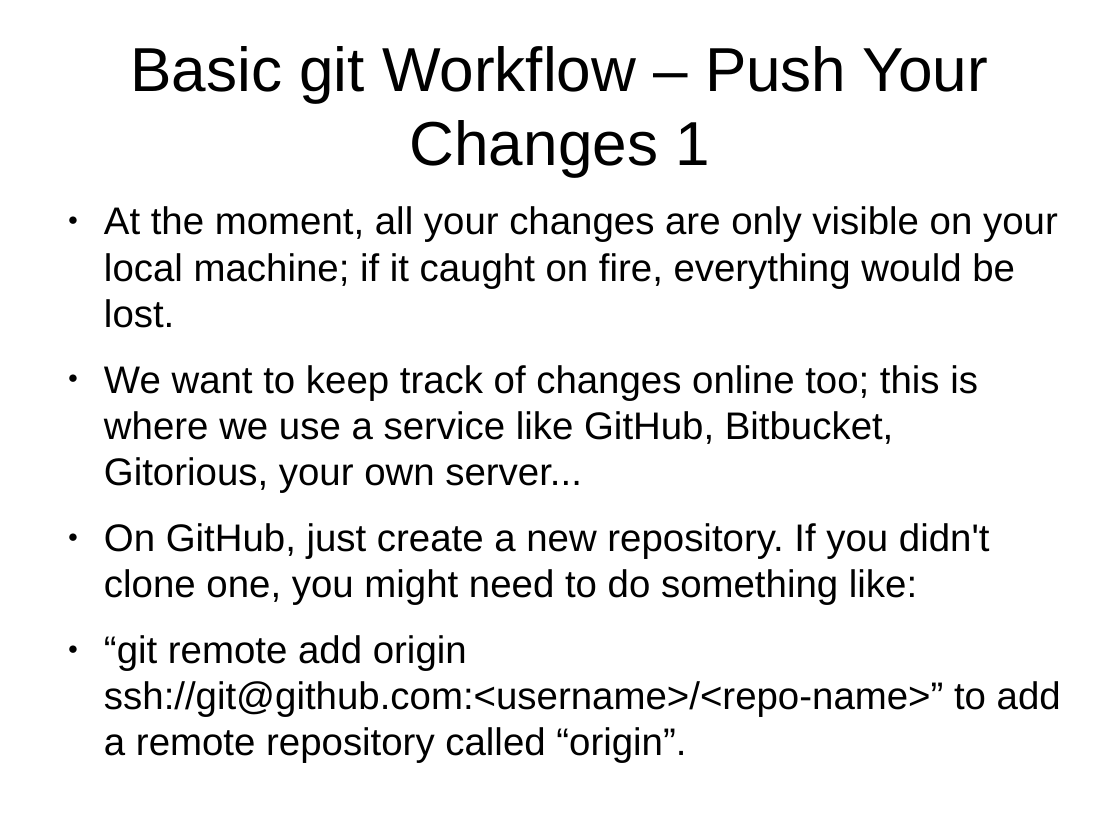
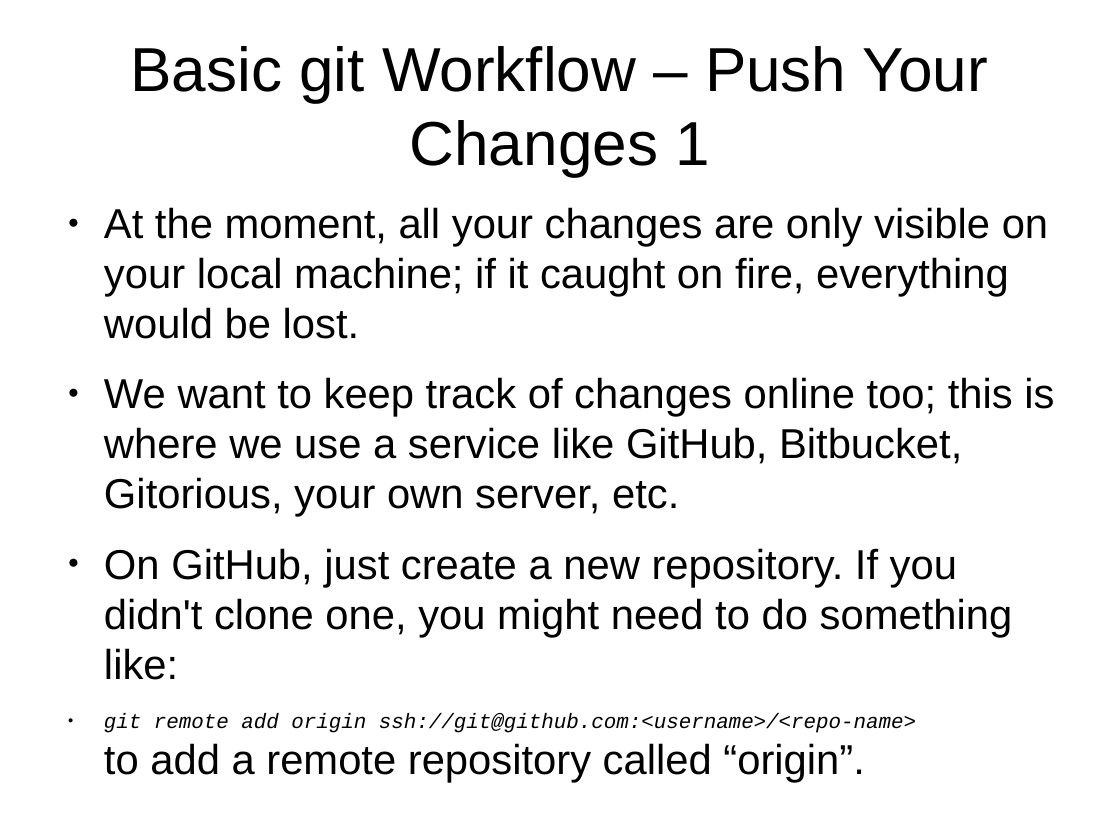
Before and after one commit to zygos/LectureOne, a slide deck: slide 9 of slides.odp. Drawn at 1120x840 pixels with LibreOffice and Linux fonts; fonts in the diff are those of the drawing. Boxes give left, top, right and bottom in pixels: in the first picture for what was removed or moved away, otherwise in the second. Text is boxed around its words. In the diff, an @@ line names an element or a change of style, - is before the commit and + after.

Commit message:
Update slides

```diff
--- a/slides.odp
+++ b/slides.odp
@@ text at (104,207,1048,680): size 27.2 to 29.6 pt in "At the moment, all your changes are ...", "On GitHub, just create a new repository. ..." @@
@@ text at (104,377,1054,517): text changed; size 27.2 to 29.6 pt @@
-● We want to keep track of changes online too; this is where we use a service like GitHub, Bitbucket, Gitorious, your own server...
+● We want to keep track of changes online too; this is where we use a service like GitHub, Bitbucket, Gitorious, your own server, etc.
@@ text at (104,713,916,783): text changed; size 27.2 to 14.8 pt; font Arial to Courier New; italic on @@
-● “git remote add origin ssh://git@github.com:<username>/<repo-name>” to add a remote repository called “origin”.
+● git remote add origin ssh://git@github.com:<username>/<repo-name>
+  to add a remote repository called “origin”.
```
Also in this commit, not shown: 6 other slides changed.
